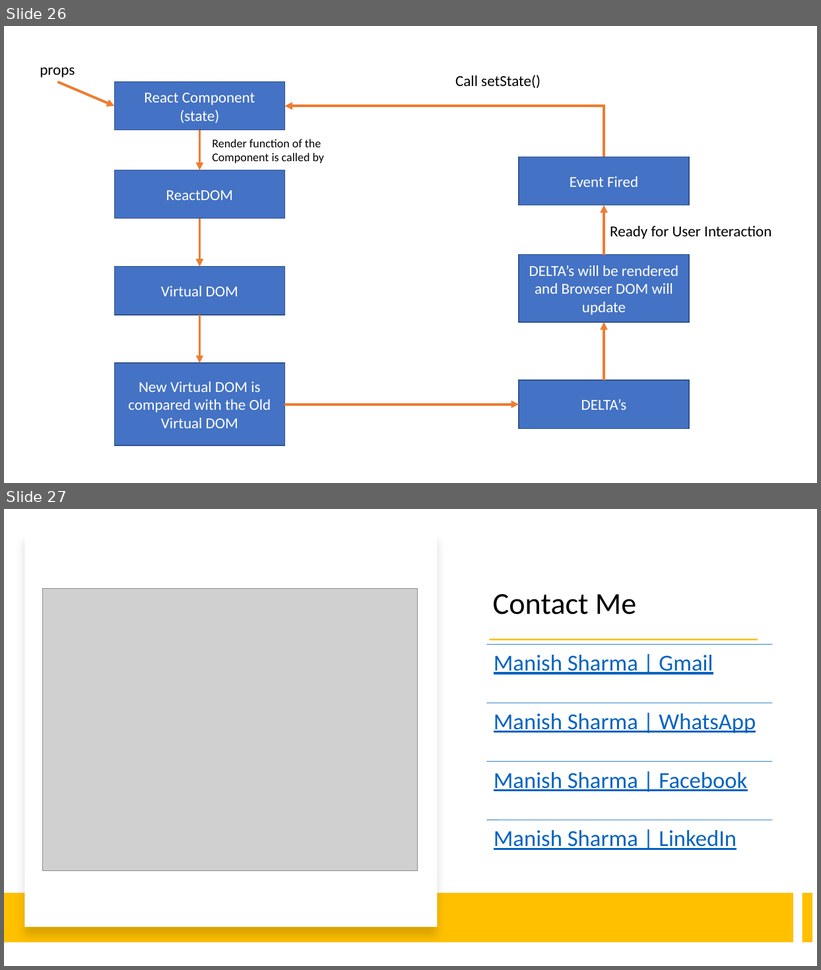
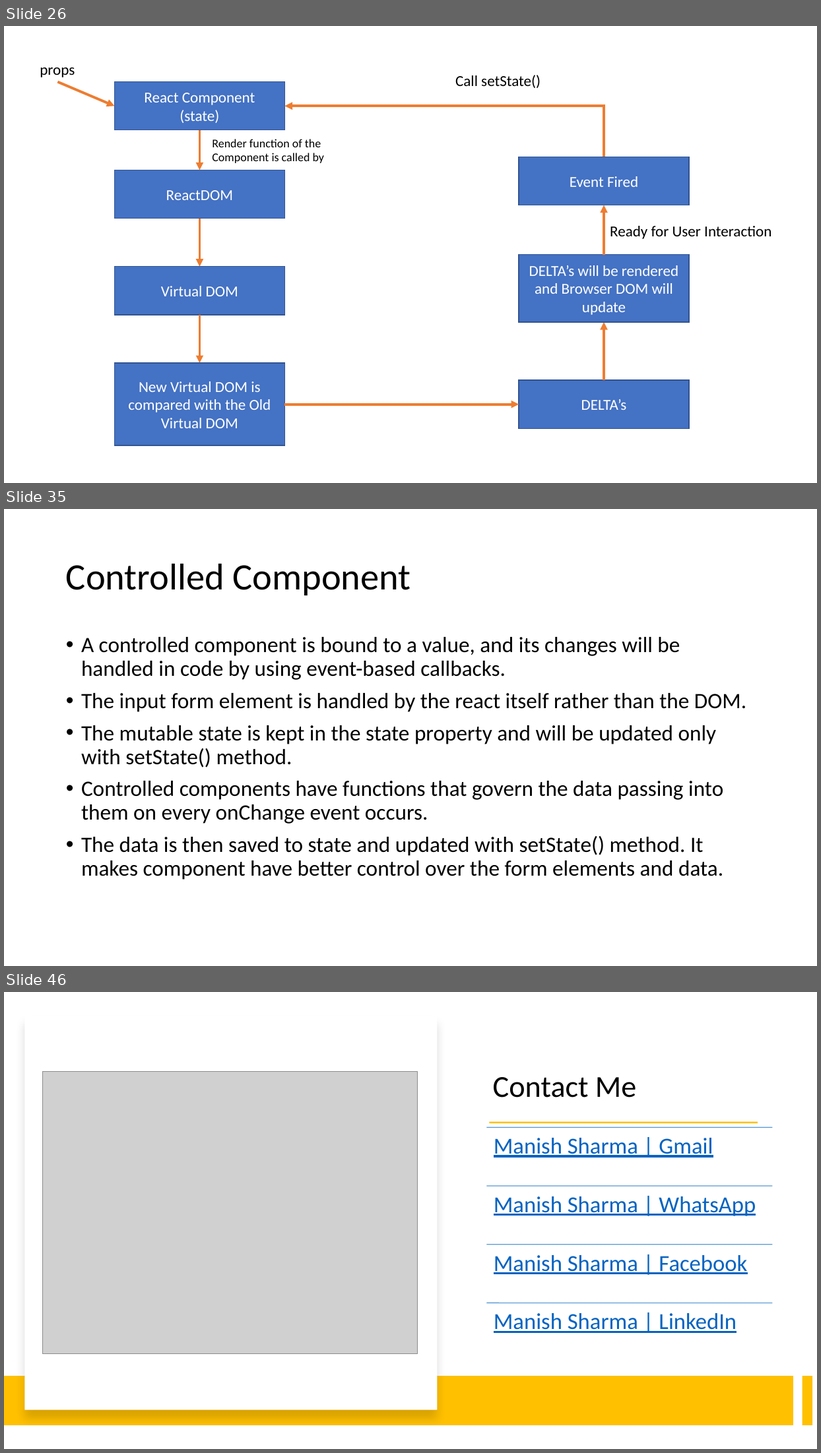
Before and after one commit to manishvbn/ReactJS_Jul22, a slide deck: Notes/React.pptx. Shown one above the other, each under a label of ours: slides 26 and 27 before the commit, slides 26, 35 and 46 after it; the slides between them are not shown. The pictures are 821x970 and 821x1453 pixels, drawn with LibreOffice and Linux fonts; fonts in the diff are those of the drawing; grey boxes stand for pictures. Boxes give left, top, right and bottom in pixels: in the first picture for what was removed or moved away, otherwise in the second. Text is boxed around its words. In the diff, an @@ line names an element or a change of style, - is before the commit and + after.

```diff
--- a/Notes/React.pptx
+++ b/Notes/React.pptx
@@ slide 35 added at (4, 509, 817, 966), background #FFFFFF @@
@@ title added at (66, 563, 411, 595), 44 pt, text #000000 @@
+Controlled Component
@@ text added at (81, 637, 746, 880), 25.9 pt, text #000000 @@
+• A controlled component is bound to a value, and its changes will be handled in code by using event-based callbacks.
+• The input form element is handled by the react itself rather than the DOM.
+• The mutable state is kept in the state property and will be updated only with setState() method.
+• Controlled components have functions that govern the data passing into them on every onChange event occurs.
+• The data is then saved to state and updated with setState() method. It makes component have better control over the form elements and data.
@@ what was slide 27 is now slide 46 @@
```
Also in this commit, not shown: 18 other slides added.
